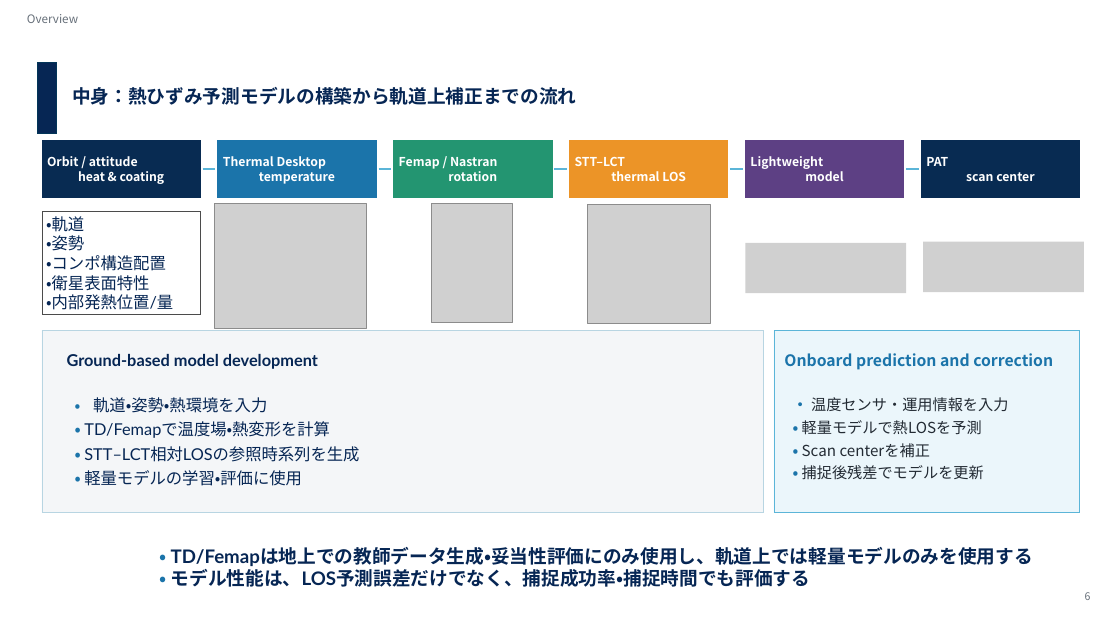
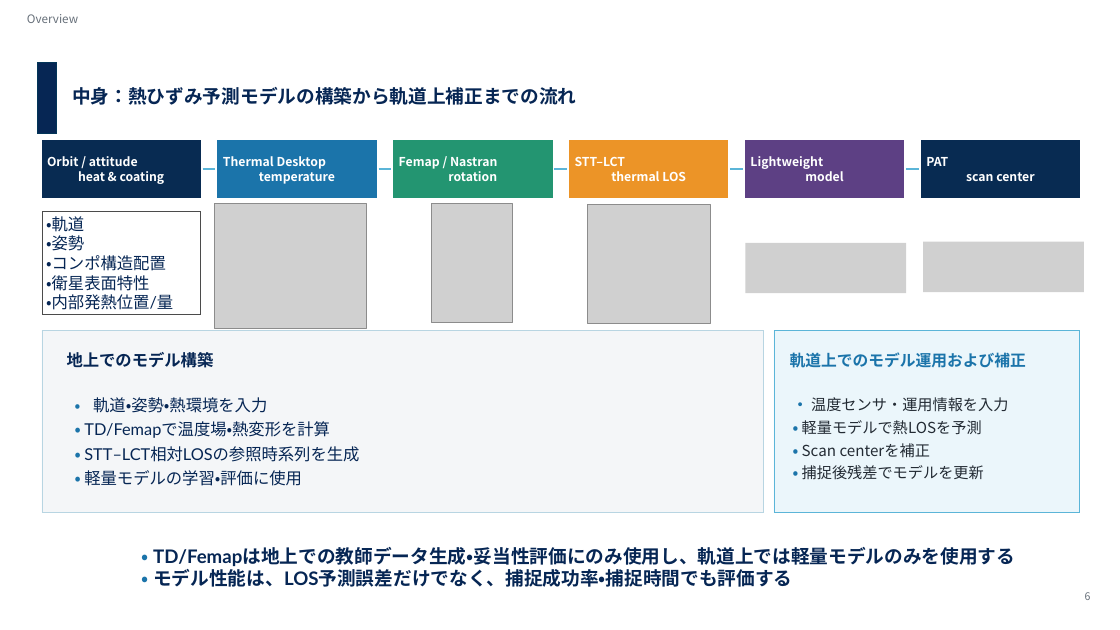
Before and after one commit to Hideki-1029/thermal-deformation-optcomm, a slide deck: slide 6 of papers/seminar/20260721_optcommrg_takamoto_v3_issl.pptx. Drawn at 1120x630 pixels with LibreOffice and Linux fonts; fonts in the diff are those of the drawing; grey boxes stand for pictures; background and template pictures are left out. Boxes give left, top, right and bottom in pixels: in the first picture for what was removed or moved away, otherwise in the second. Text is boxed around its words. In the diff, an @@ line names an element or a change of style, - is before the commit and + after.

```diff
--- a/papers/seminar/20260721_optcommrg_takamoto_v3_issl.pptx
+++ b/papers/seminar/20260721_optcommrg_takamoto_v3_issl.pptx
@@ text at box(67, 352, 214, 368): text changed @@
-Ground-based model development
+地上でのモデル構築
@@ text at box(790, 352, 1026, 368): text changed @@
-Onboard prediction and correction
+軌道上でのモデル運用および補正
@@ text "• TD/Femapは地上での教師データ生成・妥当性評価にのみ使用し、軌道上では軽量モデルのみを使用する": place and size @@
-text "• TD/Femapは地上での教師データ生成・妥当性評価にのみ使用し、軌道上では軽量モデルのみを使用する" at box(171, 547, 1033, 587)
+text "• TD/Femapは地上での教師データ生成・妥当性評価にのみ使用し、軌道上では軽量モデルのみを使用する" at box(153, 547, 1015, 587)
```
Also in this commit, not shown: 12 other slides changed, 2 slides added, 3 slides removed, 1 other file.
